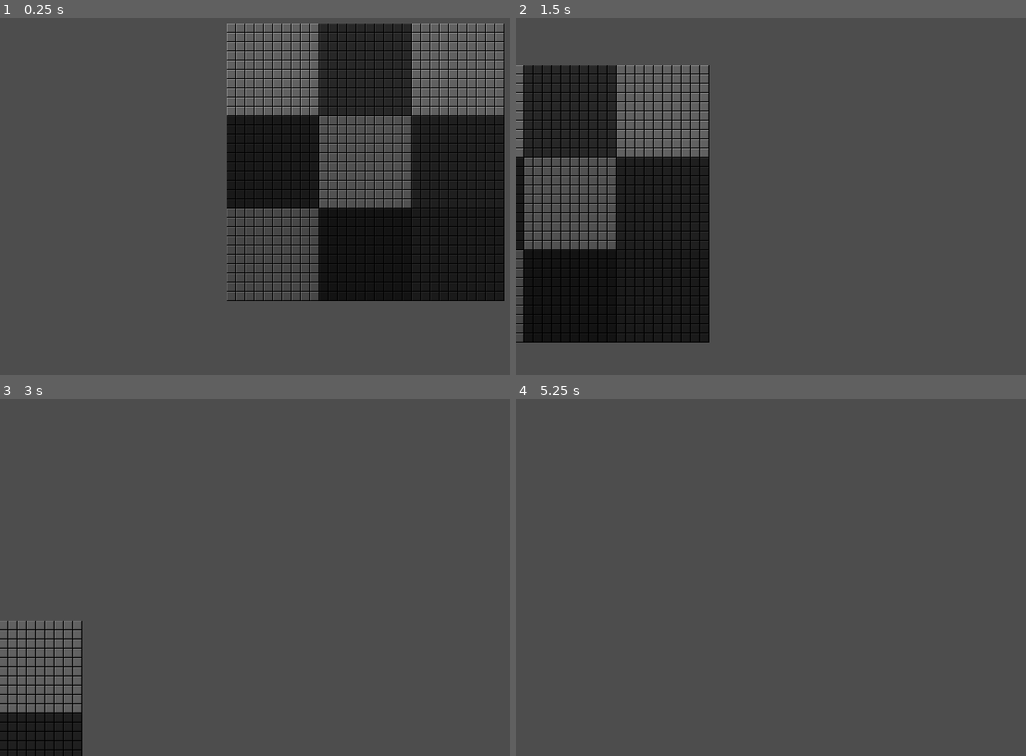
Above: before the commit, frames 1-4 (two rows, left to right).
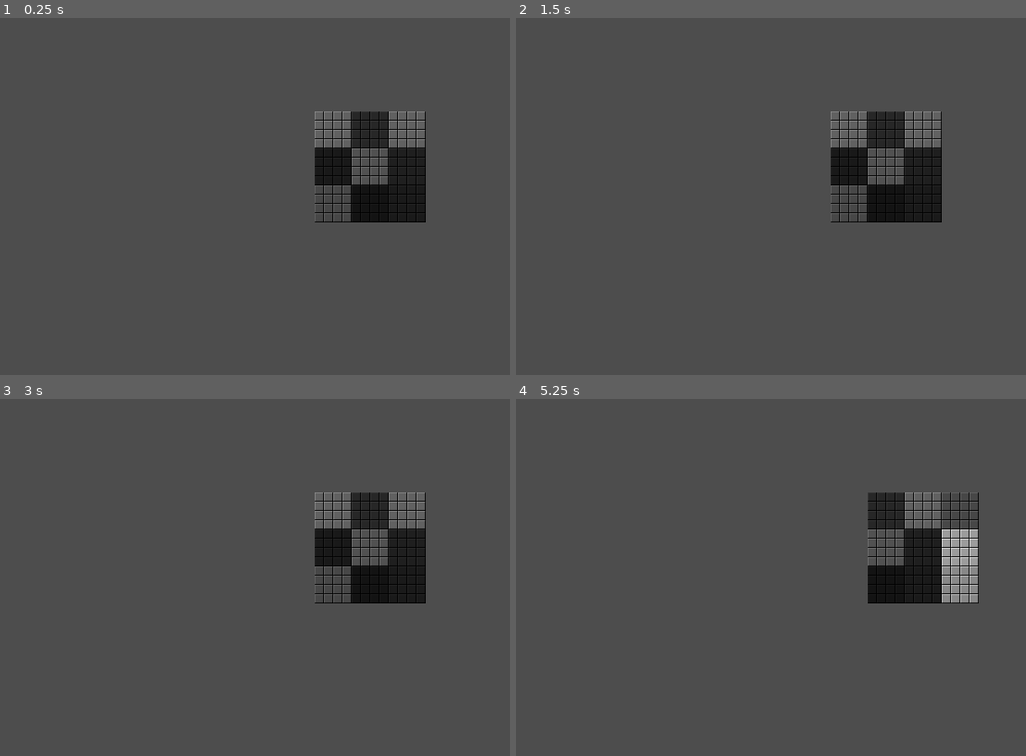
Above: after the commit, the same moments.

Repository: golopogus/overmine_testing
Game: Godot game, scene res://main_scene.tscn
The game is run twice, just before and just after one commit, with the same random seed, the same clock (stepped at 60 frames per second) and the same inputs. The engine's default icon, where the game draws it, is replaced by a stand-in: a white triangle on a blue panel in a dark square.
Inputs (mouse positions are in pixels of both pictures, inside the frame that each line leads up to):
- Up to frame 1 (0.25 s): no input
- Up to frame 2 (1.5 s): tap Enter at 0.5 s; move the mouse to (outside the picture) at 0.52 s; press the mouse at (outside the picture) at 0.53 s; right-click (outside the picture) at 0.8 s; tap Space (restart) at 1.25 s; move the mouse to (740, 189) at 1.27 s; release the mouse at (740, 189) at 1.28 s; right-click (740, 189) at 1.35 s
- Up to frame 3 (3 s): click (224, 570) at 1.55 s; tap Space (restart) at 2, 2.75 s; move the mouse to (443, 456) at 2.02 s; press the mouse at (443, 456) at 2.03 s; right-click (443, 456) at 2.3 s; move the mouse to (331, 631) at 2.77 s; release the mouse at (331, 631) at 2.78 s; right-click (331, 631) at 2.85 s
- Up to frame 4 (5.25 s): click (847, 631) at 3.05 s; tap Space (restart) at 3.5, 4.15, 4.25 s; move the mouse to (outside the picture) at 3.52 s; press the mouse at (outside the picture) at 3.53 s; right-click (outside the picture) at 3.8 s; move the mouse to (663, 484) at 4.27 s; release the mouse at (663, 484) at 4.28 s; right-click (663, 484) at 4.35 s; click (663, 484) at 4.55 s; move the mouse to (924, 548) at 5.02 s; press the mouse at (924, 548) at 5.03 s

The runs differ from the first frame. In frame 1, 30% of the frame differs, in the area x 44-99%, y 1-80%; in frame 2, 27%; in frame 3, 8.0%; in frame 4, 5.2%.
Error after the commit: Invalid access to property or key '(21.0, -56.0)' on a base object of type 'Dictionary'. (res://main_scene.gd:161)

Commit message:
game loop struggles

Diff:
--- a/overmine/main_scene.gd
+++ b/overmine/main_scene.gd
@@ -1,10 +1,12 @@
 extends Node2D
 
-const grid_size_options = [[10,10],[50,50]]
+const grid_size_options = [[4,4],[50,50]]
 var chosen_grid_size = grid_size_options[0]
 var bounds = Vector2()
-var num_of_chunks = Vector2(100,100)
-var split
+var num_of_chunks = Vector2(10,10)
+var num_of_chunks_start = Vector2(4,4)
+var chunk_split
+var initial_chunk_split
 var initial_pos = Vector2(8,8)
 var chunk_size = Vector2()
 var x_length
@@ -14,7 +16,7 @@
 var chunk_dict = {}
 var gamestart = false
 var initial_chunk_pos = Vector2(0,0)
-var number_of_mines_per_chunk = 10
+var number_of_mines_per_chunk = 4
 var unused_pos = []
 var moveable = false
 var local_mous_pos
@@ -24,6 +26,7 @@
 var current_neighbors = []
 var upper_bounds
 var lower_bounds
+#var thread: Thread
 
 #in form of node name: pos, type etc
 # pos = [tile.name, 'unknown' (type), value, true (hidden)]
@@ -42,10 +45,12 @@
 
 	chunk_size.x= chosen_grid_size[0] * 16
 	chunk_size.y= chosen_grid_size[1] * 16
-	split = -floor(num_of_chunks/2)
+	initial_chunk_split = -floor(num_of_chunks_start/2)
+	chunk_split = -floor(num_of_chunks/2)
 	$Camera2D.position = chunk_size/2
 	place_chunk_loc()
-	place_tile_loc()
+	place_tile_loc(chunk_split, num_of_chunks)
+	#place_tile_loc(initial_chunk_split, num_of_chunks_start)
 
 #############################################################################
 #############################################################################
@@ -63,7 +68,6 @@
 
 	nearest_chunk_pos.x = floor(get_global_mouse_position().x/chunk_size.x) * chunk_size.x + initial_chunk_pos.x
 	nearest_chunk_pos.y = floor(get_global_mouse_position().y/chunk_size.y) * chunk_size.y + initial_chunk_pos.y
-
 
 	if start == true:
 		for i in current_neighbors:
@@ -71,72 +75,198 @@
 				draw_chunk(i)
 				break
 
-
-#############################################################################
-#############################################################################
-#############################################################################
-
-func _unhandled_input(_event: InputEvent) -> void:
-	if Input.is_action_just_pressed("restart"):
-		if get_global_mouse_position().x >= 0 and get_global_mouse_position().x <= chosen_grid_size[0] * x_length and get_global_mouse_position().y >= 0 and get_global_mouse_position().y <= chosen_grid_size[1] * y_length:
-			var nearest_tile_pos = Vector2()
-			nearest_tile_pos.x = floor(get_global_mouse_position().x/x_length) * x_length + initial_pos.x
-			nearest_tile_pos.y = floor(get_global_mouse_position().y/y_length) * y_length + initial_pos.y
-
-			if gamestart == false:
-				initiate_board(nearest_tile_pos)
-
-			else:
-				pre_click_check(nearest_tile_pos)
-	#if Input.is_action_just_pressed("restart"):
-		#get_tree().reload_current_scene()
-
-	if Input.is_action_pressed("left_click"):
-		if moveable == false:
-			local_mous_pos = get_global_mouse_position()
-		moveable = true
-	if Input.is_action_just_released("left_click"):
-		moveable = false
-
-	if Input.is_action_just_pressed("right_click"):
-		start = true
-
-#############################################################################
-#############################################################################
-#############################################################################
-
-func place_tile_loc():
+#############################################################################
+#█ █▄░█ █ ▀█▀ █ ▄▀█ ▀█▀ █ █▄░█ █▀▀   █▀▀ █▀█ █ █▀▄
+#█ █░▀█ █ ░█░ █ █▀█ ░█░ █ █░▀█ █▄█   █▄█ █▀▄ █ █▄▀
+#############################################################################
+
+func place_chunk_loc():
+
+	var start_pos = Vector2()
+	start_pos.x = chunk_size.x * chunk_split.x
+	start_pos.y = chunk_size.y * chunk_split.y
+	var chunk_position = Vector2()
+
+	for x in num_of_chunks.x:
+		for y in num_of_chunks.y:
+			chunk_position = start_pos + Vector2(x,y)*chunk_size
+			chunk_dict[chunk_position] = ['not_named',false,false]
+	chunk_dict[start_pos][2] = true
+
+#############################################################################
+#############################################################################
+#############################################################################
+
+func place_tile_loc(split, chunks):
 
 	var start_pos = Vector2()
 	start_pos.x = initial_pos.x + chunk_size.x * split.x
 	start_pos.y = initial_pos.y + chunk_size.y * split.y
 
 	lower_bounds = start_pos
-	upper_bounds = start_pos + Vector2(chunk_size.x * num_of_chunks.x, chunk_size.y * num_of_chunks.y)
-
-
-	var x_tiles = chosen_grid_size[0] * num_of_chunks.x
-	var y_tiles = chosen_grid_size[1] * num_of_chunks.y
+	upper_bounds = start_pos + Vector2(chunk_size.x * chunks.x, chunk_size.y * chunks.y)
+
+
+	var x_tiles = chosen_grid_size[0] * chunks.x
+	var y_tiles = chosen_grid_size[1] * chunks.y
 	#first need to find positions for each tile
 	x_length = $sprites/hidden.texture.get_width()
 	y_length = $sprites/hidden.texture.get_height()
 	midpoint = Vector2(x_length/2,y_length/2)
-
 
 	var neighbors = []
 	var tile_pos = Vector2()
 	for x in x_tiles:
 		for y in y_tiles:
 			tile_pos = Vector2(start_pos.x + x_length * x, start_pos.y + y_length * y )
-			unused_pos.append(tile_pos)
-			#might not need this
-			neighbors = create_neighbors(tile_pos,x_length,y_length)
-			tile_dict[tile_pos] = ['none', 'unknown', 0, true, neighbors]
-
+			if tile_dict.has(tile_pos) == false:
+				unused_pos.append(tile_pos)
+				neighbors = create_neighbors(tile_pos,x_length,y_length)
+				tile_dict[tile_pos] = ['none', 'unknown', 0, true, neighbors]
+
+	print('x')
+
+
+	draw_chunk(initial_chunk_pos)
 	randomize_mine_placement(x_tiles, y_tiles)
 
-	draw_chunk(initial_chunk_pos)
-
+#############################################################################
+#############################################################################
+#############################################################################
+
+func randomize_mine_placement(x,y):
+	#var total_tiles = x * y
+	var tiles_per_chunk = chosen_grid_size[0] * chosen_grid_size[1]
+	var unused_tile_pos_x = []
+	var unused_tile_pos_y = []
+
+	for i in tiles_per_chunk:
+		unused_tile_pos_x.append(i)
+		unused_tile_pos_y.append(i)
+
+	print($chunks.get_children())
+	for chunk in $chunks.get_children():
+		if chunk_dict[chunk.position][2] == false:
+			for mine in number_of_mines_per_chunk:
+
+				var rand_tile_pos = Vector2()
+				rand_tile_pos.x = unused_tile_pos_x[randi_range(0, len(unused_tile_pos_x) - 1)]
+				rand_tile_pos.y = unused_tile_pos_y[randi_range(0, len(unused_tile_pos_y) - 1)]
+
+				unused_tile_pos_x.erase(rand_tile_pos.x)
+				unused_tile_pos_y.erase(rand_tile_pos.y)
+				unused_pos.erase(rand_tile_pos)
+
+				var global_mine_pos = rand_tile_pos + initial_pos + chunk.position
+				tile_dict[global_mine_pos][1] = 'mine'
+				print(tile_dict[global_mine_pos][0])
+
+				for neighbor in tile_dict[global_mine_pos][4]:
+					tile_dict[neighbor][1] = 'warning'
+					tile_dict[neighbor][2] += 1
+
+#############################################################################
+#█▀▀ █░█ █░█ █▄░█ █▄▀ █ █▄░█ █▀▀
+#█▄▄ █▀█ █▄█ █░▀█ █░█ █ █░▀█ █▄█
+#############################################################################
+
+func draw_chunk(pos):
+	#check what is drawn
+
+	current_neighbors = create_neighbors(pos,chunk_size.x,chunk_size.y)
+	var dont_erase = current_neighbors
+	var to_draw = []
+	dont_erase.append(pos)
+	delete_chunk(dont_erase)
+
+	for i in dont_erase:
+		if chunk_dict.has(i):
+			if chunk_dict[i][1] == false:
+				to_draw.append(i)
+
+	for i in to_draw:
+		var chunk = chunk_load.instantiate()
+		var r = randf()
+		$chunks.add_child(chunk)
+		chunk_dict[i][0] = chunk.name
+		chunk_dict[i][1] = true
+		chunk.position = i
+		chunk.modulate = Color(r,r,r)
+
+		for x in chosen_grid_size[0]:
+			for y in chosen_grid_size[1]:
+				var tile = tile_load.instantiate()
+				var path_2_node = 'chunks/' + chunk_dict[i][0]
+				get_node(path_2_node).add_child(tile)
+				tile.position = Vector2(x,y) * 16 + initial_pos
+				tile_dict[tile.position][0] = tile.name
+				#print(tile_dict[tile.position][0])
+				var new_texture = get_node("sprites/hidden").texture
+				tile.texture = new_texture
+				tile_name_conv += 1
+
+
+#############################################################################
+#############################################################################
+#############################################################################
+
+func delete_chunk(dont_erase):
+	var delete = true
+	for chunk in $chunks.get_children():
+
+		for pos in dont_erase:
+			if chunk.position == pos:
+				delete = false
+
+		if delete == true:
+			chunk_dict[chunk.position][1] = false
+			chunk.queue_free()
+		delete = true
+
+
+############################################################################
+#############################################################################
+#############################################################################
+
+
+func _unhandled_input(_event: InputEvent) -> void:
+	if Input.is_action_just_pressed("left_click"):
+		var mouse_pos = get_global_mouse_position()
+		if mouse_pos.x >= lower_bounds.x and mouse_pos.x <= upper_bounds.x and mouse_pos.y >= lower_bounds.y and mouse_pos.y <= upper_bounds.y:
+			var nearest_tile_pos = Vector2()
+			nearest_tile_pos.x = floor(mouse_pos.x/x_length) * x_length + initial_pos.x
+			nearest_tile_pos.y = floor(mouse_pos.y/y_length) * y_length + initial_pos.y
+
+			if gamestart == false:
+
+				var nearest_chunk_pos = Vector2()
+
+				nearest_chunk_pos.x = floor(nearest_tile_pos.x/chunk_size.x) * chunk_size.x + initial_chunk_pos.x
+				nearest_chunk_pos.y = floor(nearest_tile_pos.y/chunk_size.y) * chunk_size.y + initial_chunk_pos.y
+
+				print(mouse_pos)
+				print(nearest_tile_pos)
+				var vj = 'chunks/' +  chunk_dict[nearest_chunk_pos][0]
+				print(tile_dict[nearest_tile_pos][0])
+
+			else:
+				clicked(nearest_tile_pos)
+	#if Input.is_action_just_pressed("restart"):
+		#get_tree().reload_current_scene()
+
+	#if Input.is_action_pressed("left_click"):
+		#if moveable == false:
+			#local_mous_pos = get_global_mouse_position()
+		#moveable = true
+	#if Input.is_action_just_released("left_click"):
+		#moveable = false
+
+	#if Input.is_action_just_pressed("left_click"):
+		#thread = Thread.new()
+		#thread.start(place_tile_loc(chunk_split, num_of_chunks))
+	#
+	if Input.is_action_just_pressed("right_click"):
+		start = true
 
 #############################################################################
 #############################################################################
@@ -145,26 +275,83 @@
 func initiate_board(click_pos):
 	gamestart = true
 	#turn first click safe
-	var neighbors = create_neighbors(click_pos,x_length,y_length)
+	#var neighbors = create_neighbors(click_pos,x_length,y_length)
+	var neighbors = tile_dict[click_pos][4]
 	neighbors.append(click_pos)
+
 	for i in neighbors:
 		unused_pos.erase(i)
 
 	tile_dict[click_pos][1] = 'safe'
 
 	#randomize mines around start
-	var used_mine_positions = []
-
-	for mine in number_of_mines_per_chunk:
-
-		#converting row, column numbering to position
-		var rand_tile_pos = unused_pos[randi_range(0,len(unused_pos) - 1)]
-		unused_pos.erase(rand_tile_pos)
-		update_dict(rand_tile_pos, 'mine', 0, true)
-		used_mine_positions.append(rand_tile_pos)
-		update_neighbors(rand_tile_pos,'mine')
-
-	pre_click_check(click_pos)
+	#var used_mine_positions = []
+	#
+	#for mine in number_of_mines_per_chunk:
+		#
+		##converting row, column numbering to position
+		#var rand_tile_pos = unused_pos[randi_range(0,len(unused_pos) - 1)]
+		#unused_pos.erase(rand_tile_pos)
+		#update_dict(rand_tile_pos, 'mine', 0, true)
+		#used_mine_positions.append(rand_tile_pos)
+		#update_neighbors(rand_tile_pos,'mine')
+
+	clicked(click_pos)
+
+#############################################################################
+#############################################################################
+#############################################################################
+
+func clicked(pos):
+	var nearest_chunk_pos = Vector2()
+
+	nearest_chunk_pos.x = floor(pos.x/chunk_size.x) * chunk_size.x + initial_chunk_pos.x
+	nearest_chunk_pos.y = floor(pos.y/chunk_size.y) * chunk_size.y + initial_chunk_pos.y
+	var vj = 'chunks/' +  chunk_dict[nearest_chunk_pos][0]
+	var node_path = 'chunks/' +  chunk_dict[nearest_chunk_pos][0] + '/' + tile_dict[pos][0]
+	#print(nearest_chunk_pos)
+	#print(pos)
+	#print(get_global_mouse_position())
+	#print(get_node(vj).get_children().size())
+	if tile_dict[pos][3] == true:
+		tile_dict[pos][3] = false
+		if tile_dict[pos][1] == 'unknown':
+			tile_dict[pos][1] = 'safe'
+			update_neighbors(pos,'safe')
+		var type = tile_dict[pos][1]
+		if tile_dict[pos][1] == 'warning':
+			type = str(tile_dict[pos][1])
+		var sprite_path = 'sprites/' + type
+		var new_texture = get_node(sprite_path).texture
+
+		get_node(node_path).texture = new_texture
+
+
+
+			#_:
+				#tile_dict[pos][1] = 'safe'
+				#clicked(tile_dict[get_node(node_path).position])
+				#update_neighbors(pos,'safe')
+
+#############################################################################
+#############################################################################
+#############################################################################
+
+#func clicked(node_path, type):
+	#
+	#get_node()
+	#$sprites/hidden.visible = false
+#
+	#match array[1]:
+		#'safe':
+			#$sprites/safe.visible = true
+		#
+		#'mine':
+			#$sprites/mine_clicked.visible = true
+			#
+		#'warning':
+			#var node_path = 'sprites/' + str(array[2])
+			#get_node(node_path).visible = true
 
 #############################################################################
 #############################################################################
@@ -203,25 +390,7 @@
 
 					if tile_dict[i][1] == 'unknown' or tile_dict[i][1] == 'warning':
 						if tile_dict[i][3] == true:
-							pre_click_check(i)
-
-#############################################################################
-#############################################################################
-#############################################################################
-
-func pre_click_check(pos):
-	var node_path = 'tiles/' + tile_dict[pos][0]
-	if tile_dict[pos][3] == true:
-		tile_dict[pos][3] = false
-		match tile_dict[pos][1]:
-			'warning':
-				get_node(node_path).clicked(tile_dict[get_node(node_path).position])
-			'mine':
-				get_node(node_path).clicked(tile_dict[get_node(node_path).position])
-			_:
-				tile_dict[pos][1] = 'safe'
-				get_node(node_path).clicked(tile_dict[get_node(node_path).position])
-				update_neighbors(pos,'safe')
+							clicked(i)
 
 #############################################################################
 #############################################################################
@@ -244,100 +413,4 @@
 		if i.x >= lower_bounds.x and i.x <= upper_bounds.x and i.y >= lower_bounds.y and i.y <= upper_bounds.y:
 			neighbors.append(i)
 
-
-
 	return neighbors
-
-############################################################################
-#############################################################################
-#############################################################################
-
-func draw_chunk(pos):
-	#check what is drawn
-
-	current_neighbors = create_neighbors(pos,chunk_size.x,chunk_size.y)
-	var dont_erase = current_neighbors
-	var to_draw = []
-	dont_erase.append(pos)
-	delete_chunk(dont_erase)
-
-	for i in dont_erase:
-		if chunk_dict.has(i):
-			if chunk_dict[i][1] == false:
-				to_draw.append(i)
-
-	for i in to_draw:
-		var chunk = chunk_load.instantiate()
-		var r = randf()
-		$chunks.add_child(chunk)
-		chunk_dict[i][0] = chunk.name
-		chunk_dict[i][1] = true
-		chunk.position = i
-		chunk.modulate = Color(r,r,r)
-
-		for x in chosen_grid_size[0]:
-			for y in chosen_grid_size[1]:
-				var tile = tile_load.instantiate()
-				var path_2_node = 'chunks/' + chunk_dict[i][0]
-				get_node(path_2_node).add_child(tile)
-				tile.position = Vector2(x,y) * 16
-				var new_texture = get_node("sprites/hidden").texture
-				tile.texture = new_texture
-				tile_name_conv += 1
-
-#############################################################################
-#############################################################################
-#############################################################################
-
-func place_chunk_loc():
-
-	var start_pos = Vector2()
-	start_pos.x = chunk_size.x * split.x
-	start_pos.y = chunk_size.y * split.y
-	var chunk_position = Vector2()
-
-	for x in num_of_chunks.x:
-		for y in num_of_chunks.y:
-			chunk_position = start_pos + Vector2(x,y)*chunk_size
-			chunk_dict[chunk_position] = ['not_named',false]
-
-#############################################################################
-#############################################################################
-#############################################################################
-
-func delete_chunk(dont_erase):
-	var delete = true
-	for chunk in $chunks.get_children():
-
-		for pos in dont_erase:
-			if chunk.position == pos:
-				delete = false
-
-		if delete == true:
-			chunk_dict[chunk.position][1] = false
-			chunk.queue_free()
-		delete = true
-
-func randomize_mine_placement(x,y):
-	#var total_tiles = x * y
-	var tiles_per_chunk = chosen_grid_size[0] * chosen_grid_size[1]
-	var unused_tile_pos_x = []
-	var unused_tile_pos_y = []
-
-	for i in tiles_per_chunk:
-		unused_tile_pos_x.append(i)
-		unused_tile_pos_y.append(i)
-
-	for chunk in $chunks.get_children():
-
-		for mine in number_of_mines_per_chunk:
-
-			var rand_tile_pos = []
-			rand_tile_pos.x = unused_tile_pos_x[randi_range(0, len(unused_tile_pos_x) - 1)]
-			rand_tile_pos.y = unused_tile_pos_y[randi_range(0, len(unused_tile_pos_y) - 1)]
-
-			unused_tile_pos_x.erase(rand_tile_pos.x)
-			unused_tile_pos_y.erase(rand_tile_pos.y)
-
-			var global_mine_pos = rand_tile_pos + initial_pos + chunk.position
-			tile_dict[global_mine_pos][1] = 'mine'
--- a/overmine/tile.tscn
+++ b/overmine/tile.tscn
@@ -1,3 +1,6 @@
-[gd_scene format=3 uid="uid://smxg2n7ampru"]
+[gd_scene load_steps=2 format=3 uid="uid://smxg2n7ampru"]
+
+[ext_resource type="Texture2D" uid="uid://dy3f53qvlgyy8" path="res://icon.svg" id="1_n3f48"]
 
 [node name="tile" type="Sprite2D"]
+texture = ExtResource("1_n3f48")
